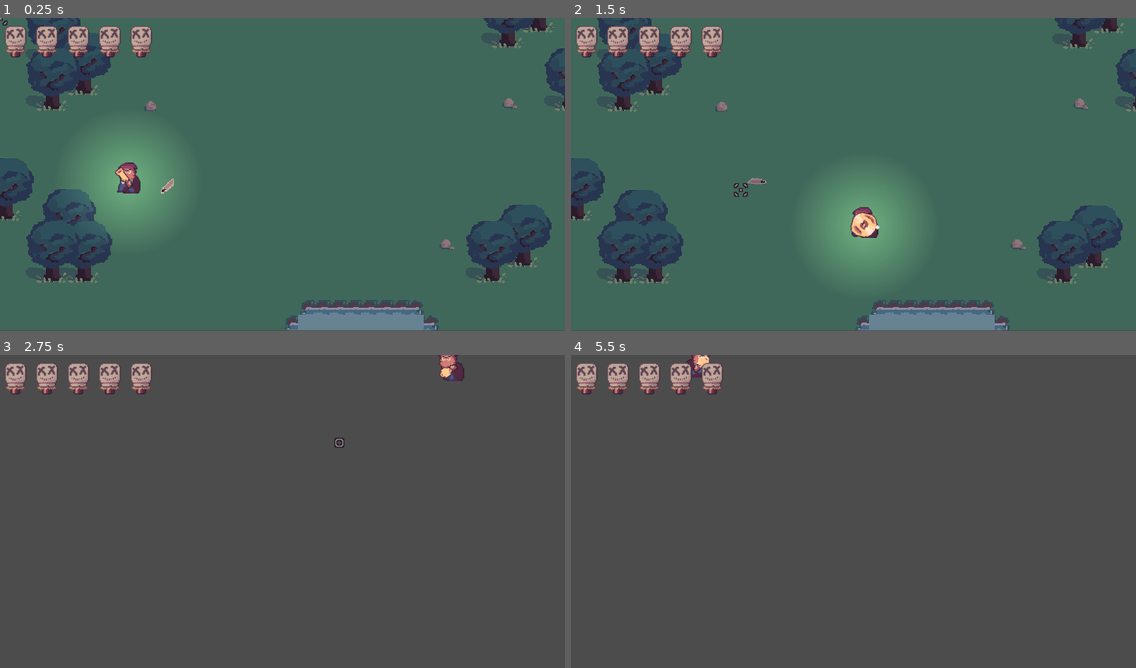
Above: before the commit, frames 1-4 (two rows, left to right).
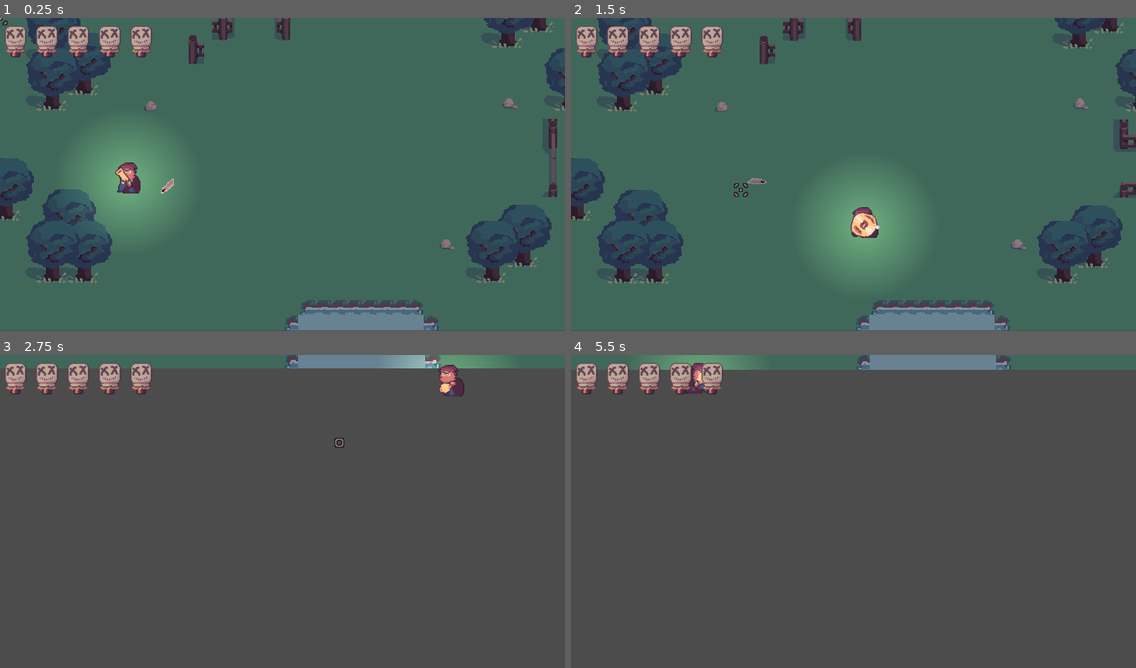
Above: after the commit, the same moments.

Repository: OceanBoy612/BrackeysJam2021
Game: Godot game, scene res://Code/World2.tscn
The game is run twice, just before and just after one commit, with the same random seed, the same clock (stepped at 60 frames per second) and the same inputs. This scene is started directly instead of the project's main scene.
Inputs (mouse positions are in pixels of both pictures, inside the frame that each line leads up to):
- Up to frame 1 (0.25 s): no input
- Up to frame 2 (1.5 s): move the mouse to (977, 158) at 0.52 s; press the mouse at (977, 158) at 0.53 s; hold Right (ui_right) 0.53-1.28 s; move the mouse to (740, 190) at 1.27 s; release the mouse at (740, 190) at 1.28 s; hold Down (ui_down) from 1.28 s (still down); click (740, 190) at 1.35 s
- Up to frame 3 (2.75 s): move the mouse to (339, 442) at 2.02 s; release Down (ui_down) at 2.03 s; press the mouse at (339, 442) at 2.03 s; hold Right (ui_right) from 2.03 s (still down)
- Up to frame 4 (5.5 s): move the mouse to (825, 574) at 2.77 s; release Right (ui_right) at 2.78 s; release the mouse at (825, 574) at 2.78 s; hold Up (ui_up) 2.78-3.53 s; click (825, 574) at 2.85 s; move the mouse to (1023, 558) at 3.52 s; press the mouse at (1023, 558) at 3.53 s; hold Left (ui_left) 3.53-5.03 s; move the mouse to (684, 464) at 4.27 s; release the mouse at (684, 464) at 4.28 s; click (684, 464) at 4.35 s; move the mouse to (881, 511) at 5.02 s; press the mouse at (881, 511) at 5.03 s; hold Down (ui_down) from 5.03 s (still down)

The runs differ from the first frame. In frame 1, 0.8% of the frame differs, in the area x 33-99%, y 0-58%; in frame 2, 0.8%; in frame 3, 4.3%; in frame 4, 4.4%, in the area x 0-100%, y 0-13%.

Commit message:
Added fence gates

Diff:
--- /dev/null
+++ b/src/Art/Tilesets/Fence Gate/Fence_spriteframes.tres
@@ -0,0 +1,19 @@
+[gd_resource type="SpriteFrames" load_steps=5 format=2]
+
+[ext_resource path="res://Art/Tilesets/Fence Gate/fencegate2.png" type="Texture" id=1]
+[ext_resource path="res://Art/Tilesets/Fence Gate/fencegate4.png" type="Texture" id=2]
+[ext_resource path="res://Art/Tilesets/Fence Gate/fencegate1.png" type="Texture" id=3]
+[ext_resource path="res://Art/Tilesets/Fence Gate/fencegate3.png" type="Texture" id=4]
+
+[resource]
+animations = [ {
+"frames": [ ExtResource( 3 ), ExtResource( 1 ), ExtResource( 4 ), ExtResource( 2 ) ],
+"loop": false,
+"name": "Open",
+"speed": 10.0
+}, {
+"frames": [ ExtResource( 2 ), ExtResource( 4 ), ExtResource( 1 ), ExtResource( 3 ) ],
+"loop": false,
+"name": "Close",
+"speed": 10.0
+} ]
--- /dev/null
+++ b/src/Art/Tilesets/FenceGateSide/Fence_side_spriteframes.tres
@@ -0,0 +1,19 @@
+[gd_resource type="SpriteFrames" load_steps=5 format=2]
+
+[ext_resource path="res://Art/Tilesets/FenceGateSide/fencegateside4.png" type="Texture" id=1]
+[ext_resource path="res://Art/Tilesets/FenceGateSide/fencegateside2.png" type="Texture" id=2]
+[ext_resource path="res://Art/Tilesets/FenceGateSide/fencegateside1.png" type="Texture" id=3]
+[ext_resource path="res://Art/Tilesets/FenceGateSide/fencegateside3.png" type="Texture" id=4]
+
+[resource]
+animations = [ {
+"frames": [ ExtResource( 3 ), ExtResource( 2 ), ExtResource( 4 ), ExtResource( 1 ) ],
+"loop": false,
+"name": "Open",
+"speed": 5.0
+}, {
+"frames": [ ExtResource( 1 ), ExtResource( 4 ), ExtResource( 2 ), ExtResource( 3 ) ],
+"loop": false,
+"name": "Close",
+"speed": 5.0
+} ]
--- /dev/null
+++ b/src/Code/Fence/Fence.gd
@@ -0,0 +1,36 @@
+extends StaticBody2D
+
+
+var is_open = false
+
+
+func _ready():
+	add_to_group("fences")
+
+
+func open():
+	print("open")
+	if not $VisibilityNotifier2D.is_on_screen():
+		return
+	if is_open:
+		return
+
+	$Sprite.play("Open")
+	yield($Sprite, "animation_finished")
+	$Shape.set_deferred("disabled", true)
+	is_open = true
+
+
+func close():
+	print("close1")
+	if not $VisibilityNotifier2D.is_on_screen():
+		return
+	print("close2")
+	if not is_open:
+		return
+	print("close3")
+
+	$Sprite.play("Close")
+	yield($Sprite, "animation_finished")
+	$Shape.set_deferred("disabled", false)
+	is_open = false
--- /dev/null
+++ b/src/Code/Fence/Fence.tscn
@@ -0,0 +1,22 @@
+[gd_scene load_steps=4 format=2]
+
+[ext_resource path="res://Art/Tilesets/Fence Gate/Fence_spriteframes.tres" type="SpriteFrames" id=1]
+[ext_resource path="res://Code/Fence/Fence.gd" type="Script" id=2]
+
+[sub_resource type="RectangleShape2D" id=1]
+extents = Vector2( 37.2702, 10 )
+
+[node name="Fence" type="StaticBody2D"]
+script = ExtResource( 2 )
+
+[node name="Shape" type="CollisionShape2D" parent="."]
+position = Vector2( 0, 12.9783 )
+shape = SubResource( 1 )
+
+[node name="Sprite" type="AnimatedSprite" parent="."]
+frames = ExtResource( 1 )
+animation = "Close"
+
+[node name="VisibilityNotifier2D" type="VisibilityNotifier2D" parent="."]
+position = Vector2( 0, 14 )
+scale = Vector2( 1, 0.563458 )
--- /dev/null
+++ b/src/Code/Fence/FenceSide.tscn
@@ -0,0 +1,22 @@
+[gd_scene load_steps=4 format=2]
+
+[ext_resource path="res://Art/Tilesets/FenceGateSide/Fence_side_spriteframes.tres" type="SpriteFrames" id=1]
+[ext_resource path="res://Code/Fence/Fence.gd" type="Script" id=2]
+
+[sub_resource type="RectangleShape2D" id=1]
+extents = Vector2( 8, 40 )
+
+[node name="Fence" type="StaticBody2D"]
+script = ExtResource( 2 )
+
+[node name="Shape" type="CollisionShape2D" parent="."]
+position = Vector2( -8, 0 )
+shape = SubResource( 1 )
+
+[node name="Sprite" type="AnimatedSprite" parent="."]
+frames = ExtResource( 1 )
+animation = "Open"
+
+[node name="VisibilityNotifier2D" type="VisibilityNotifier2D" parent="."]
+position = Vector2( -10.75, 6.59135 )
+scale = Vector2( 0.525, 1.74086 )
--- a/src/Code/Spawner/WaveSpawner.gd
+++ b/src/Code/Spawner/WaveSpawner.gd
@@ -1,11 +1,16 @@
 tool
 extends Node2D
+
+
+signal all_enemies_killed
 
 
 export var enemy_tscn: PackedScene
 export var min_enemies = 3
 export var max_enemies = 4
 export var waves = 3
+
+var enemies_spawned = 0
 
 
 func _ready():
@@ -33,7 +38,19 @@
 		enemy.global_position = pos
 		enemy.set_as_toplevel(true)
 		add_child(enemy)
+		enemy.add_to_group("spawned_enemies")
+		enemy.connect("died", self, "on_spawned_enemy_died")
+		enemies_spawned += 1
 	waves -= 1
+
+
+func on_spawned_enemy_died():
+	enemies_spawned -= 1
+	if enemies_spawned <= 0:
+		if waves <= 0:
+			emit_signal("all_enemies_killed")
+		else:
+			spawn_wave()
 
 
 func get_spawn_positions() -> Array:
--- a/src/Code/World2.gd
+++ b/src/Code/World2.gd
@@ -3,11 +3,17 @@
 
 onready var width = ProjectSettings.get_setting("display/window/size/width")
 onready var height = ProjectSettings.get_setting("display/window/size/height")
-
+var cell_size = 16
 
 func _ready():
 	player.connect("screen_exited", self, "on_screen_exited")
+	for spawner in $Spawners.get_children():
+		spawner.connect("all_enemies_killed", self, "on_all_enemies_killed")
 	on_screen_exited()
+
+
+func on_all_enemies_killed():
+	get_tree().call_group("fences", "open")
 
 
 func on_screen_exited():
@@ -18,18 +24,24 @@
 	# enable the spawners in that 'room'
 	yield(get_tree().create_timer(0.2), "timeout")
 	get_tree().call_group("wave_spawners", "spawn_wave")
+	yield(get_tree().create_timer(0.1), "timeout")
+	if get_tree().get_nodes_in_group("spawned_enemies").size() > 0:
+		get_tree().call_group("fences", "close")
+	else:
+		get_tree().call_group("fences", "open")
+
 
 
 func move_camera(side: String):
 	match side:
 		"right":
-			cam.position.x += width
+			cam.position.x += width - cell_size
 		"left":
-			cam.position.x -= width
+			cam.position.x -= width - cell_size
 		"bot":
-			cam.position.y += height
+			cam.position.y += height - cell_size
 		"top":
-			cam.position.y -= height
+			cam.position.y -= height - cell_size
 		_:
 			push_warning("No side found, not moving camera")
 
--- a/src/Code/World2.tscn
+++ b/src/Code/World2.tscn
@@ -1,9 +1,11 @@
-[gd_scene load_steps=8 format=2]
+[gd_scene load_steps=10 format=2]
 
 [ext_resource path="res://Code/Items/KnifeItem.tscn" type="PackedScene" id=1]
 [ext_resource path="res://Code/Player/Player.tscn" type="PackedScene" id=2]
+[ext_resource path="res://Code/Fence/Fence.tscn" type="PackedScene" id=3]
 [ext_resource path="res://Art/Tilesets/Tileset.tres" type="TileSet" id=4]
 [ext_resource path="res://Code/Camera2D.gd" type="Script" id=5]
+[ext_resource path="res://Code/Fence/FenceSide.tscn" type="PackedScene" id=6]
 [ext_resource path="res://Code/World2.gd" type="Script" id=7]
 [ext_resource path="res://Code/Spawner/WaveSpawner.tscn" type="PackedScene" id=8]
 [ext_resource path="res://Code/Enemies/Crow.tscn" type="PackedScene" id=9]
@@ -24,6 +26,7 @@
 cell_y_sort = true
 show_collision = true
 format = 1
+tile_data = PoolIntArray( 131084, 536870925, 0 )
 
 [node name="Front" type="TileMap" parent="."]
 tile_set = ExtResource( 4 )
@@ -39,6 +42,9 @@
 [node name="WaveSpawner" parent="Spawners" instance=ExtResource( 8 )]
 position = Vector2( 662.74, 94.4503 )
 enemy_tscn = ExtResource( 9 )
+min_enemies = 1
+max_enemies = 2
+waves = 1
 
 [node name="Position2D" type="Position2D" parent="Spawners/WaveSpawner"]
 position = Vector2( -57.9401, -47.622 )
@@ -50,6 +56,25 @@
 position = Vector2( 51.5905, 49.2094 )
 
 [node name="Position2D4" type="Position2D" parent="Spawners/WaveSpawner"]
+position = Vector2( -57.1464, 54.7653 )
+
+[node name="WaveSpawner2" parent="Spawners" instance=ExtResource( 8 )]
+position = Vector2( 154.375, -206.723 )
+enemy_tscn = ExtResource( 9 )
+min_enemies = 1
+max_enemies = 2
+waves = 1
+
+[node name="Position2D" type="Position2D" parent="Spawners/WaveSpawner2"]
+position = Vector2( -57.9401, -47.622 )
+
+[node name="Position2D2" type="Position2D" parent="Spawners/WaveSpawner2"]
+position = Vector2( 50.7968, -49.2094 )
+
+[node name="Position2D3" type="Position2D" parent="Spawners/WaveSpawner2"]
+position = Vector2( 51.5905, 49.2094 )
+
+[node name="Position2D4" type="Position2D" parent="Spawners/WaveSpawner2"]
 position = Vector2( -57.1464, 54.7653 )
 
 [node name="Player" parent="." instance=ExtResource( 2 )]
@@ -69,3 +94,9 @@
 
 [node name="CanvasModulate" type="CanvasModulate" parent="."]
 color = Color( 0.647059, 0.592157, 0.694118, 1 )
+
+[node name="Fence2" parent="." instance=ExtResource( 6 )]
+position = Vector2( 576, 144 )
+
+[node name="Fence" parent="." instance=ExtResource( 3 )]
+position = Vector2( 256, 0 )
